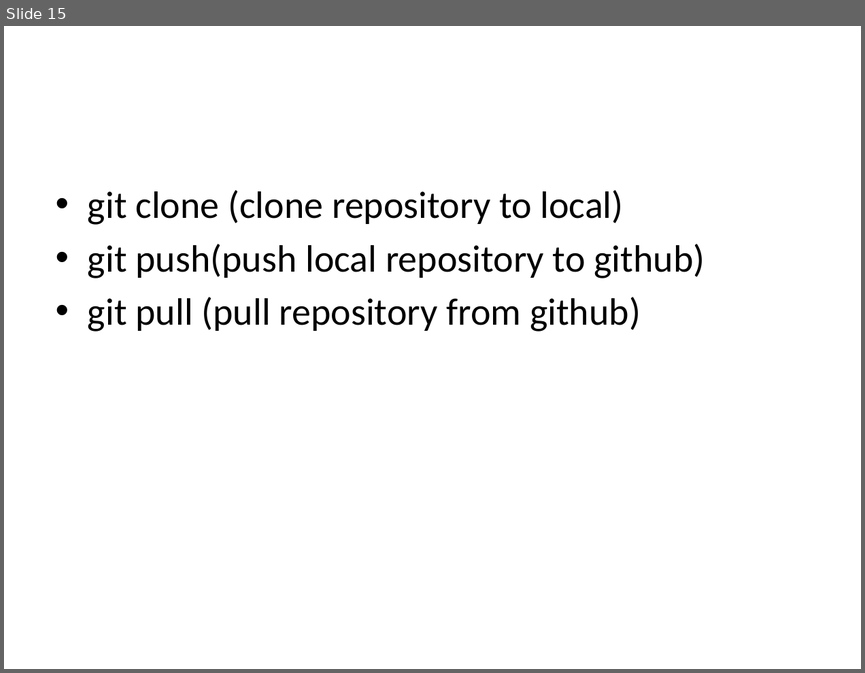
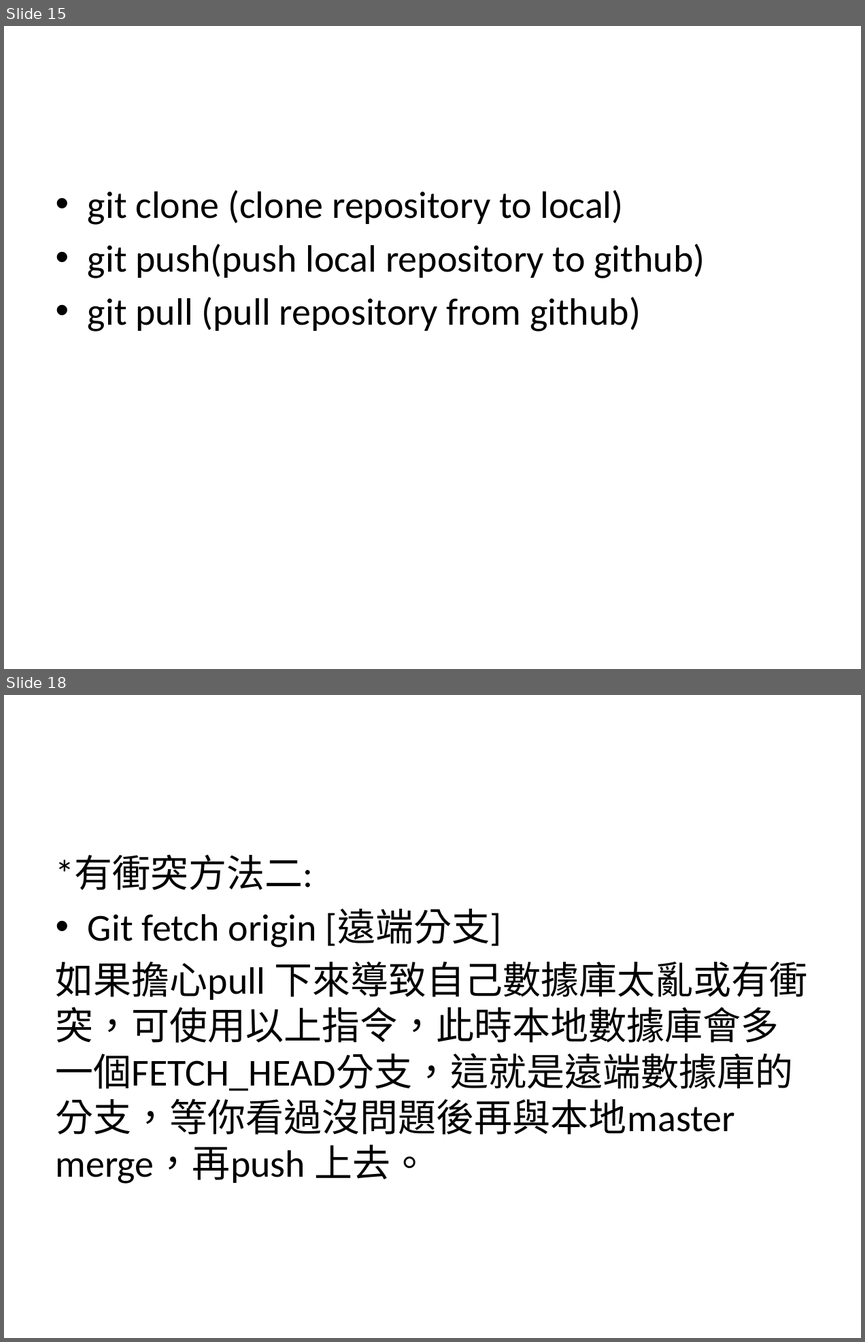
Before and after one commit to Howard0501/test, a slide deck: github_tutorial.pptx. Shown one above the other, each under a label of ours: slide 15 before the commit, slides 15 and 18 after it; the slides between them are not shown. The pictures are 865x673 and 865x1342 pixels, drawn with LibreOffice and Linux fonts; fonts in the diff are those of the drawing. Boxes give left, top, right and bottom in pixels: in the first picture for what was removed or moved away, otherwise in the second. Text is boxed around its words. In the diff, an @@ line names an element or a change of style, - is before the commit and + after.

```diff
--- a/github_tutorial.pptx
+++ b/github_tutorial.pptx
@@ slide 18 added at (x1=4, y1=695, x2=861, y2=1338), background #FFFFFF @@
@@ text added at (x1=56, y1=855, x2=807, y2=1183), 32 pt, text #000000 @@
+*有衝突方法二:
+• Git fetch origin [遠端分支]
+如果擔心pull 下來導致自己數據庫太亂或有衝突，可使用以上指令，此時本地數據庫會多一個FETCH_HEAD分支，這就是遠端數據庫的分支，等你看過沒問題後再與本地master merge，再push 上去。
```
Also in this commit, not shown: 1 slide changed, 3 other slides added.
